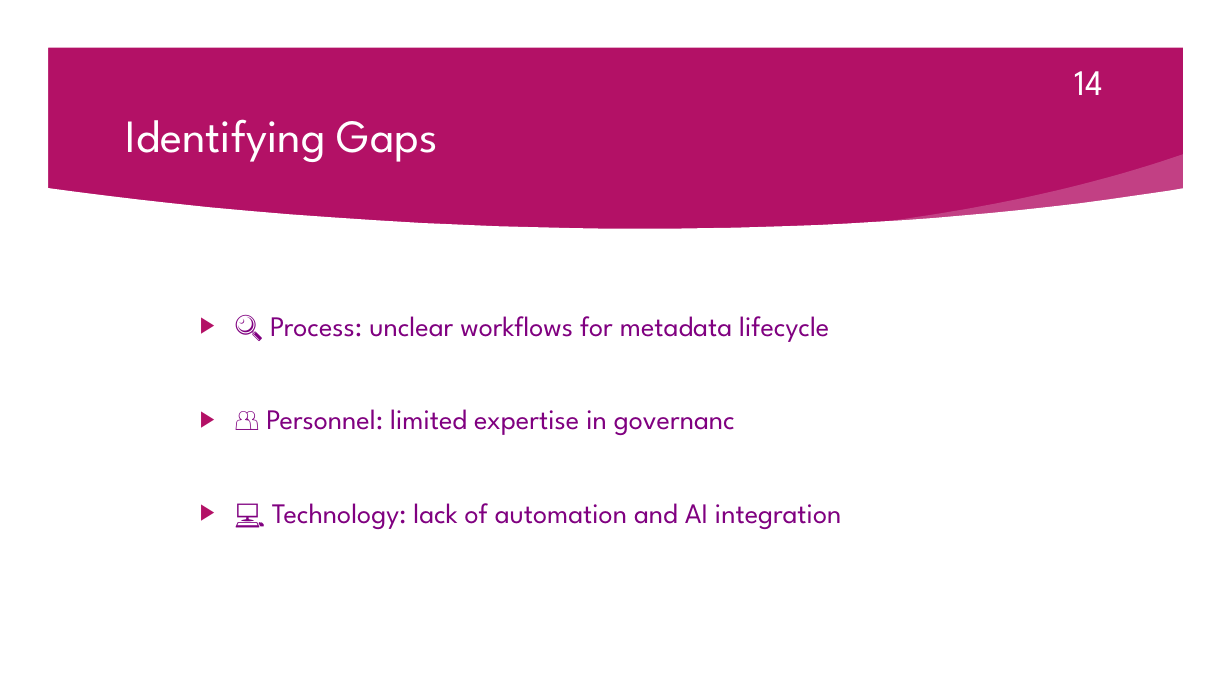
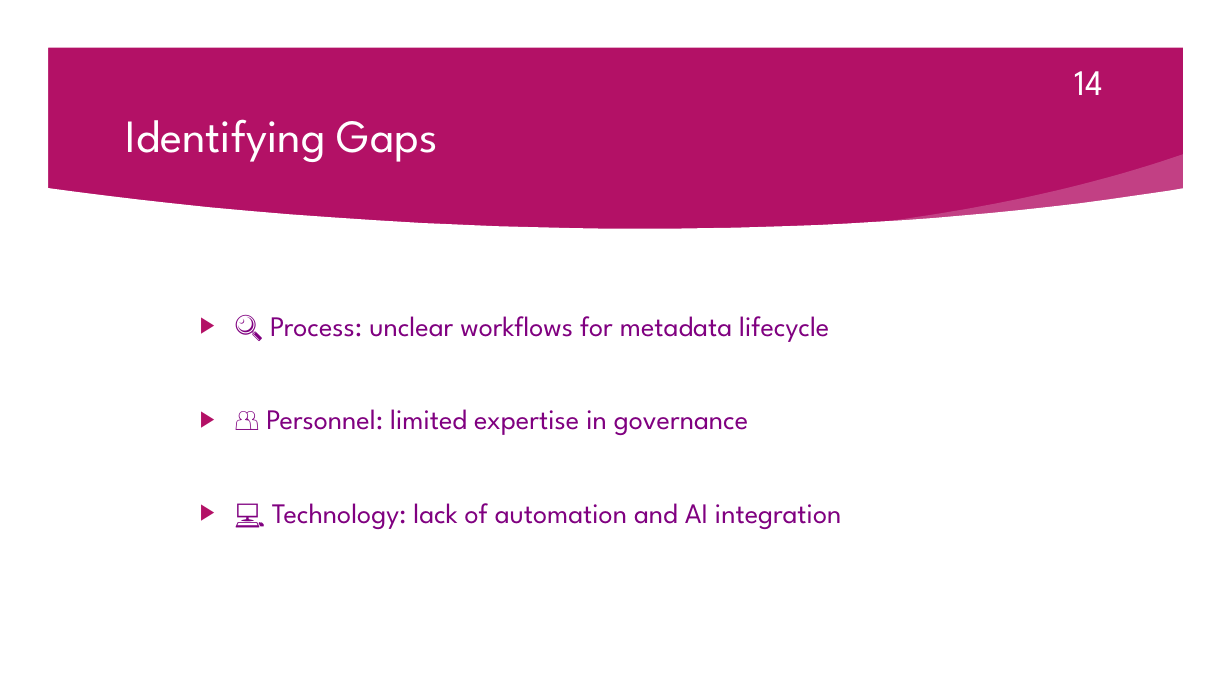
Before and after one commit to Emmanueldatamgt/MSc-Data-Curation-Program-2025, a slide deck: slide 14 of Group Assignment/AWS_IoT_Metadata_Strategy_updated.pptx. Drawn at 1232x693 pixels with LibreOffice and Linux fonts; fonts in the diff are those of the drawing; background and template pictures are left out. Boxes give left, top, right and bottom in pixels: in the first picture for what was removed or moved away, otherwise in the second. Text is boxed around its words. In the diff, an @@ line names an element or a change of style, - is before the commit and + after.

```diff
--- a/Group Assignment/AWS_IoT_Metadata_Strategy_updated.pptx
+++ b/Group Assignment/AWS_IoT_Metadata_Strategy_updated.pptx
@@ text at [266,409,748,435]: text changed @@
-▶ 👥 Personnel: limited expertise in governanc
+▶ 👥 Personnel: limited expertise in governance
```
